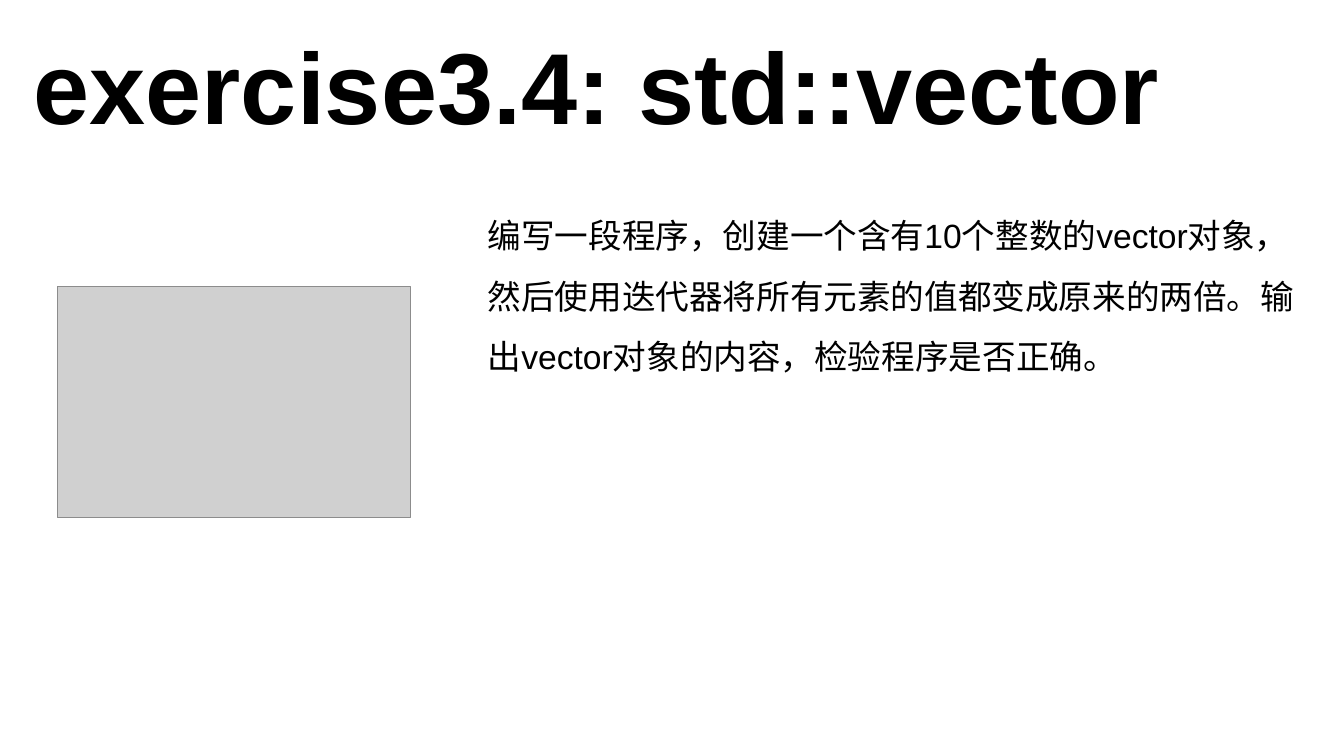
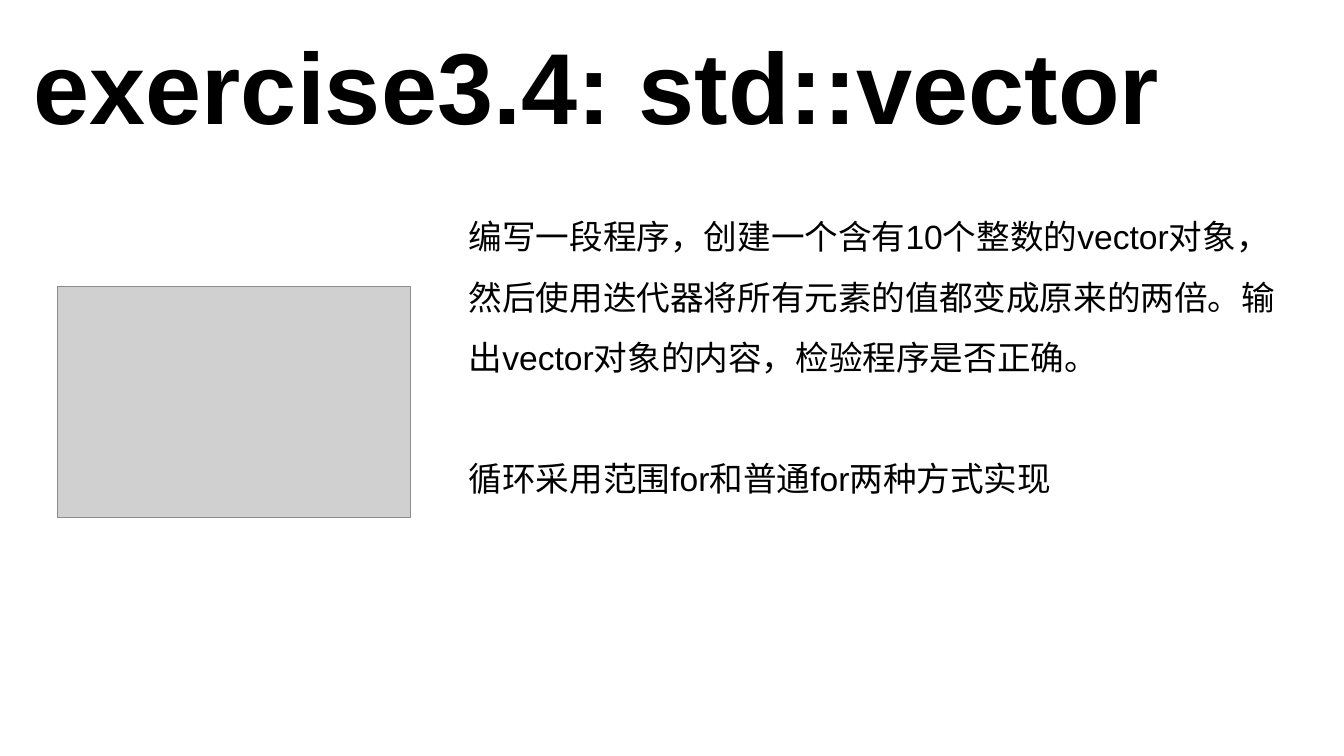
Before and after one commit to 3417725275/CPP_Study, a slide deck: slide 20 of C++课件.pptx. Drawn at 1344x756 pixels with LibreOffice and Linux fonts; fonts in the diff are those of the drawing; grey boxes stand for pictures. Boxes give left, top, right and bottom in pixels: in the first picture for what was removed or moved away, otherwise in the second. Text is boxed around its words. In the diff, an @@ line names an element or a change of style, - is before the commit and + after.

Commit message:
add: 添加第三次课内容

```diff
--- a/C++课件.pptx
+++ b/C++课件.pptx
@@ text "编写一段程序，创建一个含有10个整数的vector对象，然后使用迭代器将所有元素的值都变成原来的两倍。输出vector对 ...": place and size @@
-text "编写一段程序，创建一个含有10个整数的vector对象，然后使用迭代器将所有元素的值都变成原来的两倍。输出vector对 ..." at [488, 219, 1294, 373]
+text "编写一段程序，创建一个含有10个整数的vector对象，然后使用迭代器将所有元素的值都变成原来的两倍。输出vector对 ..." at [469, 220, 1275, 494]
@@ text at [469, 462, 1051, 494]: paragraph added @@
+循环采用范围for和普通for两种方式实现
```
Also in this commit, not shown: 3 slides added, 1 slide removed, 2 other files.
